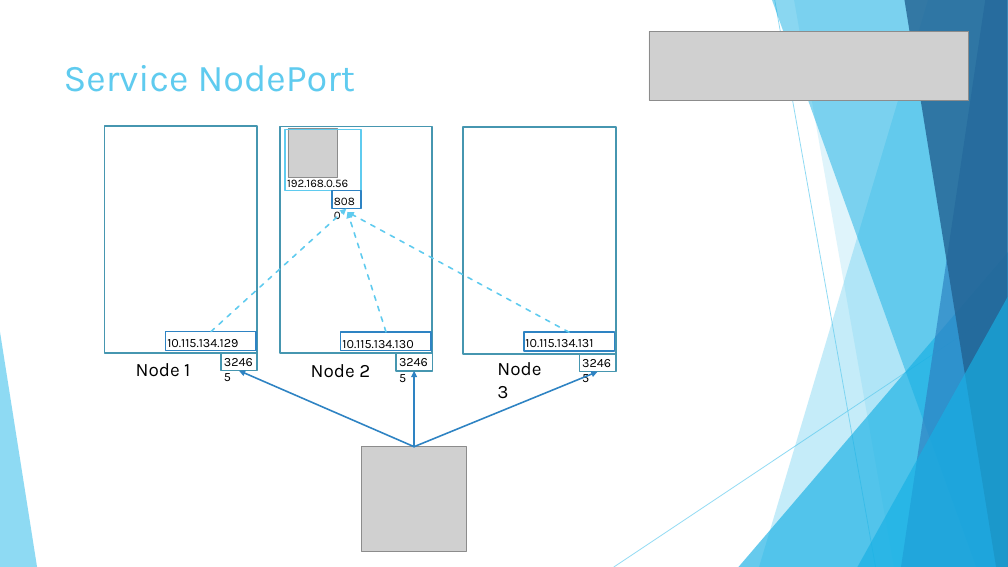
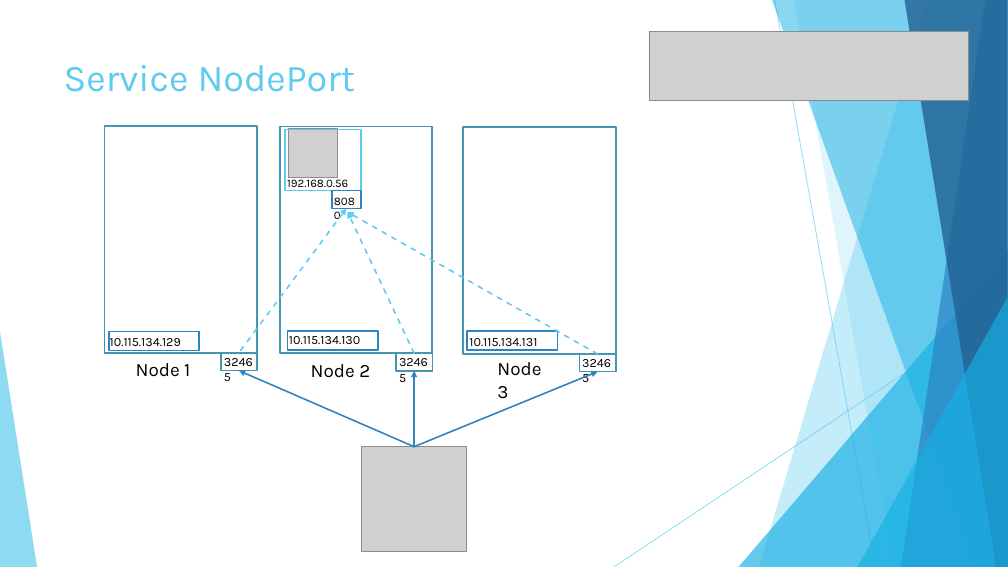
Before and after one commit to fsforza/kubernetes-demo, a slide deck: slide 13 of slides/kube-demo.pptx. Drawn at 1008x567 pixels with LibreOffice and Linux fonts; fonts in the diff are those of the drawing; grey boxes stand for pictures. Boxes give left, top, right and bottom in pixels: in the first picture for what was removed or moved away, otherwise in the second. Text is boxed around its words. In the diff, an @@ line names an element or a change of style, - is before the commit and + after.

```diff
--- a/slides/kube-demo.pptx
+++ b/slides/kube-demo.pptx
@@ arrow moved from (211, 332) - (346, 209) to (240, 350) - (346, 209) @@
@@ arrow moved from (569, 333) - (348, 212) to (597, 354) - (348, 212) @@
@@ arrow moved from (386, 332) - (348, 212) to (414, 353) - (348, 212) @@
@@ text "10.115.134.130": place and size @@
-text "10.115.134.130" at box(342, 340, 413, 351)
+text "10.115.134.130" at box(289, 336, 360, 344)
@@ text "10.115.134.129" rewrapped from box(167, 339, 238, 351) to box(110, 338, 181, 346) @@
@@ 3 rectangles, 1 text: place and size @@
-3 rectangles, 1 text at box(166, 332, 615, 352)
+3 rectangles, 1 text at box(109, 331, 558, 351)
```
Also in this commit, not shown: 13 other slides changed.
